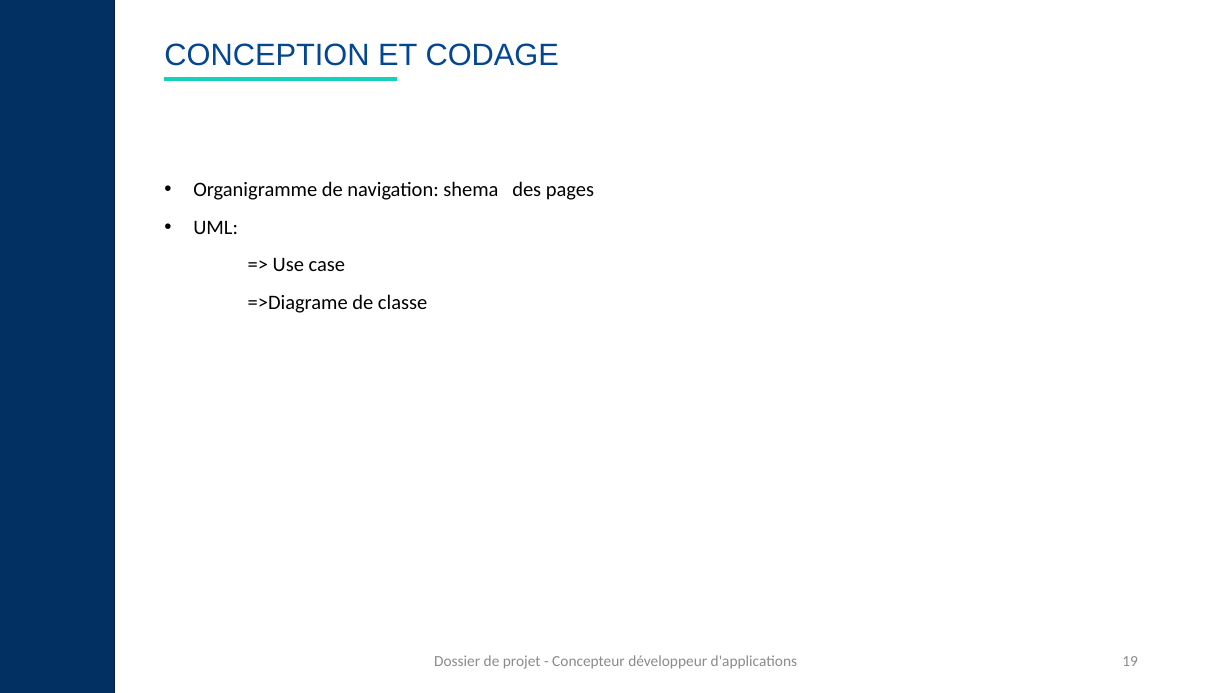
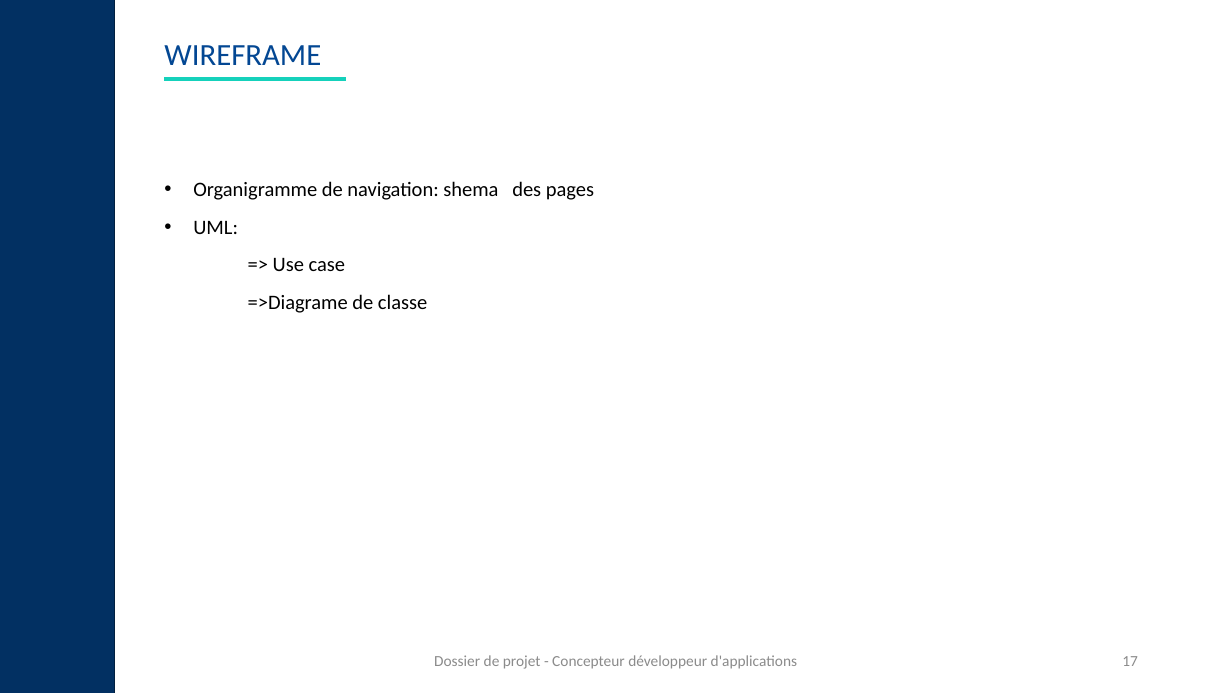
Before and after one commit to manelbenali06/BWM, a slide deck: slide 17 of back-end/docs/Réferentiels/Support-de-présentation-CDA-Modèle-à-compléter-nei8fp.pptx (slide 19 before the commit). Drawn at 1232x693 pixels with LibreOffice and Linux fonts; fonts in the diff are those of the drawing. Boxes give left, top, right and bottom in pixels: in the first picture for what was removed or moved away, otherwise in the second. Text is boxed around its words. In the diff, an @@ line names an element or a change of style, - is before the commit and + after.

```diff
--- a/back-end/docs/Réferentiels/Support-de-présentation-CDA-Modèle-à-compléter-nei8fp.pptx
+++ b/back-end/docs/Réferentiels/Support-de-présentation-CDA-Modèle-à-compléter-nei8fp.pptx
@@ title at box(164, 45, 321, 65): text changed; font Arial to Calibri @@
-CONCEPTION ET CODAGE
+WIREFRAME
@@ line moved from (165, 79) - (397, 79) to (165, 79) - (347, 79) @@
@@ page number at box(1122, 656, 1138, 666): text changed @@
-19
+17
```
Also in this commit, not shown: 19 other slides changed, 22 slides added, 8 other files.
